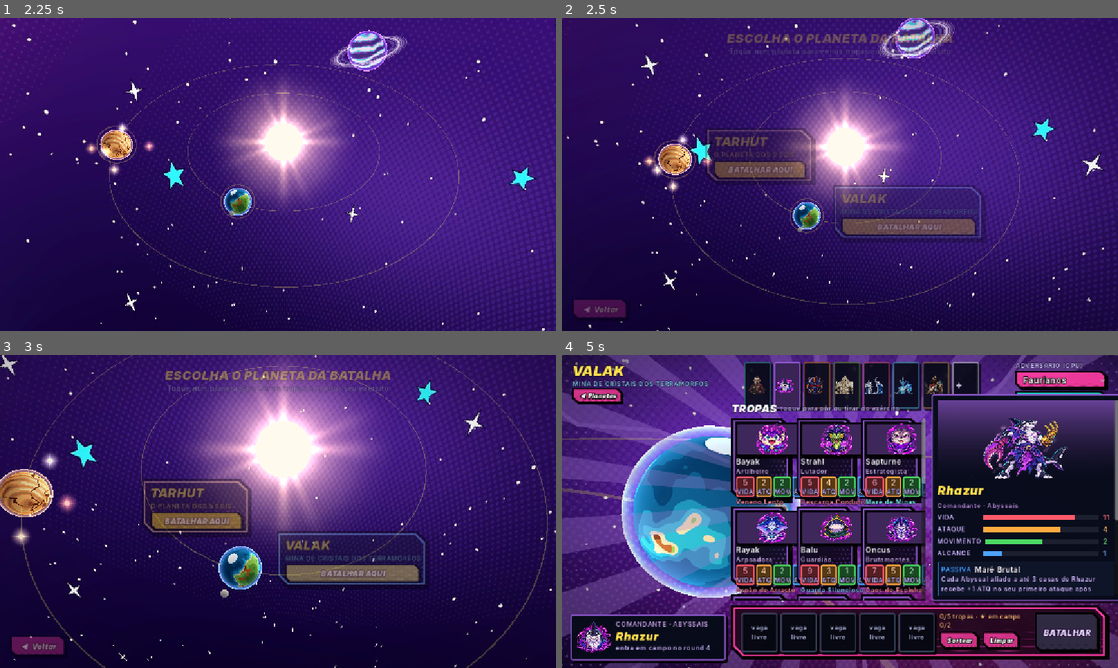
Above: before the commit, frames 1-4 (two rows, left to right).
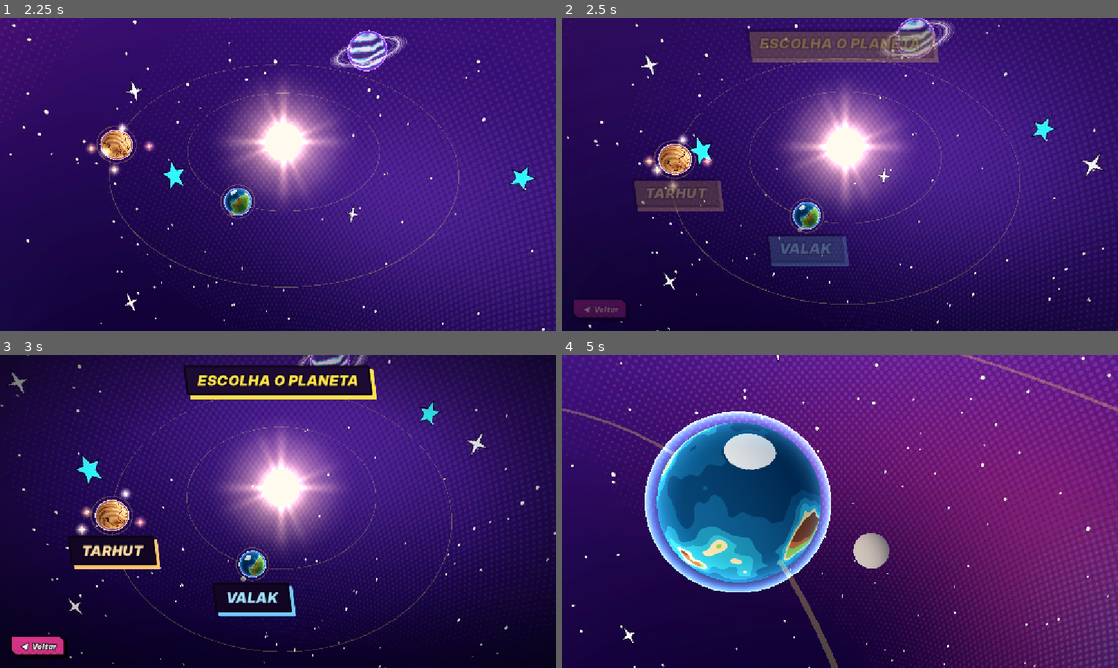
Above: after the commit, the same moments.

Repository: gabrielcamargols/Hex-Galaxies
Game: Godot game, scene res://scenes/main.tscn
The game is run twice, just before and just after one commit, with the same random seed, the same clock (stepped at 60 frames per second) and the same inputs.
Inputs (mouse positions are in pixels of both pictures, inside the frame that each line leads up to):
- Up to frame 1 (2.25 s): click "JOGAR" at 0.5 s; click "JOGAR" at 1.25 s; tap Enter at 2 s; move the mouse to (400, 158) at 2.02 s; tap Q at 2.1 s; click (400, 158) at 2.17 s
- Up to frame 2 (2.5 s): tap Space at 2.27 s
- Up to frame 3 (3 s): click (350, 570) at 2.75 s, where only the run before the commit has a clickable "BATALHAR AQUI"
- Up to frame 4 (5 s): click (817, 602) at 3.5 s, where only the run after the commit has a clickable "VALAK"; click (1006, 583) at 4.25 s, where only the run after the commit has a clickable "BATALHAR AQUI"

Frame 1 is identical in both runs. In frame 2, 11% of the frame differs, in the area x 13-77%, y 3-80%; in frame 3, 37%; in frame 4, 92%, in the area x 0-100%, y 0-100%.

Commit message:
Lote 4 da direção de arte: escolha do planeta em HQ (só o nome no planeta 3D, ficha com descrição e arenas ao tocar)
Co-Authored-By: Claude Opus 5.5 <noreply@anthropic.com>
Claude-Session: https://claude.ai/code/session_019CTdQ6djbXyMqKZUfEDumg

Diff:
--- a/scripts/galaxy.gd
+++ b/scripts/galaxy.gd
@@ -10,11 +10,13 @@
 	{"id": "valak", "map": "posto", "name": "Valak", "sub": "Mina de cristais dos Terramorfos",
 		"desc": "Caverna de cristais numa mina abandonada pelos Terramorfos. O labirinto muda a cada partida e algo vive no buraco do centro.",
 		"r": 21.0, "size": 2.3, "speed": 0.055, "a0": 0.9, "tex": "valak",
-		"atm": Color(0.45, 0.8, 1.0, 0.9), "dive": Color("#2aa6c8"), "pick": true, "moon": true},
+		"atm": Color(0.45, 0.8, 1.0, 0.9), "dive": Color("#2aa6c8"), "pick": true, "moon": true,
+		"arenas": [{"name": "Mina de Cristais", "map": "posto", "desc": "Labirinto de cristais, carrinhos nos trilhos e a Garra no fosso do centro."}]},
 	{"id": "tarhut", "map": "tarhut", "name": "Tarhut", "sub": "O planeta dos 5 sóis",
 		"desc": "Deserto de dunas que mudam a cada 3 rounds. Vermes gigantes abrem buracos.",
 		"r": 37.0, "size": 3.0, "speed": 0.034, "a0": 2.3, "tex": "tarhut",
-		"atm": Color(1.0, 0.78, 0.45, 0.9), "dive": Color("#e0b070"), "pick": true, "suns": 5},
+		"atm": Color(1.0, 0.78, 0.45, 0.9), "dive": Color("#e0b070"), "pick": true, "suns": 5,
+		"arenas": [{"name": "Mar de Dunas", "map": "tarhut", "desc": "Dunas que mudam a cada 3 rounds, vermes gigantes e escaravelhos verdes."}]},
 	{"id": "gigante", "r": 56.0, "size": 5.4, "speed": 0.017, "a0": 4.6, "tex": "gigante", "atm": Color(0.7, 0.5, 1.0, 0.7), "ring": true},
 ]
 
--- a/scripts/main.gd
+++ b/scripts/main.gd
@@ -154,7 +154,7 @@
 	add_child(galaxy)
 	galaxy.env = board.env
 	galaxy.planet_hover.connect(_on_planet_hover)
-	galaxy.planet_click.connect(_choose_planet)
+	galaxy.planet_click.connect(_planet_info)
 	var top_layer = CanvasLayer.new()
 	top_layer.layer = 20
 	add_child(top_layer)
@@ -897,39 +897,127 @@
 	galaxy.set_mode("select")
 	ui.modulate.a = 0.0
 	_vignette()
-	var top = VBoxContainer.new()
-	top.add_theme_constant_override("separation", 2)
-	ui.add_child(top)
-	_place(top, Control.PRESET_CENTER_TOP, 26)
-	top.mouse_filter = Control.MOUSE_FILTER_IGNORE
-	var l1 = _label(top, "ESCOLHA O PLANETA DA BATALHA", 26, C_GOLD)
-	l1.horizontal_alignment = HORIZONTAL_ALIGNMENT_CENTER
-	var l2 = _label(top, "Toque num planeta para ver as tropas e montar seu exército", 14, C_DIM)
-	l2.horizontal_alignment = HORIZONTAL_ALIGNMENT_CENTER
+	# título em faixa de HQ inclinada
+	var tb = PanelContainer.new()
+	tb.add_theme_stylebox_override("panel", _hq_box(Color("#1c0b33"), C_GOLD, 8))
+	tb.mouse_filter = Control.MOUSE_FILTER_IGNORE
+	ui.add_child(tb)
+	var tl = _label(tb, "ESCOLHA O PLANETA", 30 if compact else 38, C_GOLD)
+	if font_title != null:
+		tl.add_theme_font_override("font", font_title)
+	tl.add_theme_constant_override("outline_size", 10)
+	tl.horizontal_alignment = HORIZONTAL_ALIGNMENT_CENTER
+	_place(tb, Control.PRESET_CENTER_TOP, 22)
 	var back = _cbtn(ui, "◀  Voltar", C_HUD, _back_title)
 	_place(back, Control.PRESET_BOTTOM_LEFT, 22)
+	# em cada planeta, só o nome (o modelo 3D mostra o resto); a descrição aparece ao tocar
 	w["tags"] = {}
 	for id in galaxy.pickable():
 		var d = galaxy.data(id)
-		var tag = PanelContainer.new()
-		tag.add_theme_stylebox_override("panel", _tex_box("res://ui/panel.png", 30, d["atm"].lightened(0.1), 18, 12))
+		var tag = Button.new()
+		tag.text = d["name"].to_upper()
+		tag.add_theme_font_size_override("font_size", 30 if compact else 38)
+		if font_title != null:
+			tag.add_theme_font_override("font", font_title)
+		var ac: Color = d["atm"]
+		for st in ["normal", "hover", "pressed", "focus"]:
+			tag.add_theme_stylebox_override(st, _hq_box(Color("#120624") if st != "hover" else Color("#2a1048"), Color(ac.r, ac.g, ac.b, 1.0), 7))
+		tag.add_theme_color_override("font_color", Color(ac.r, ac.g, ac.b).lightened(0.35))
+		tag.add_theme_color_override("font_hover_color", Color.WHITE)
+		tag.add_theme_color_override("font_outline_color", Color("#0a0410"))
+		tag.add_theme_constant_override("outline_size", 10)
+		tag.pressed.connect(_planet_info.bind(id))
 		ui.add_child(tag)
-		var v = _vbox(tag, 3)
-		_label(v, d["name"].to_upper(), 26, C_GOLD)
-		_label(v, d["sub"].to_upper(), 12, d["atm"].lightened(0.2))
-		var dl = _label(v, d["desc"], 13, C_DIM)
-		dl.autowrap_mode = TextServer.AUTOWRAP_WORD_SMART
-		dl.custom_minimum_size = Vector2(250, 0)
-		dl.visible = not compact
-		var b = _cbtn(v, "BATALHAR AQUI", C_GOLD, _choose_planet.bind(id))
-		_primary(b)
-		b.custom_minimum_size = Vector2(0, 40)
-		tag.custom_minimum_size = Vector2(230 if compact else 286, 0)
 		tag.position = Vector2(-1000, -1000)
 		w["tags"][id] = tag
 	await get_tree().create_timer(0.55).timeout
 	if stage == "select":
 		_ui_fade(1.0, 0.6)
+
+
+# caixa de HQ: inclinada, contorno de tinta e sombra dura colorida (impressão deslocada)
+func _hq_box(bg: Color, shadow: Color, shift: int = 6) -> StyleBoxFlat:
+	var b = StyleBoxFlat.new()
+	b.bg_color = bg
+	b.border_color = Color("#0a0410")
+	b.set_border_width_all(4)
+	b.set_corner_radius_all(2)
+	b.shadow_color = shadow
+	b.shadow_size = 1
+	b.shadow_offset = Vector2(shift, shift)
+	b.skew = Vector2(-0.12, 0)
+	b.set_content_margin_all(12)
+	b.content_margin_left = 26
+	b.content_margin_right = 26
+	return b
+
+
+# tocou num planeta: ele vai para a esquerda e a ficha com a descrição e as arenas aparece à direita
+func _planet_info(id: String) -> void:
+	if stage != "select":
+		return
+	stage = "planet_info"
+	planet_id = id
+	sfx.play("confirmar", -8.0)
+	await _ui_fade(0.0, 0.25)
+	_clear_ui()
+	_vignette()
+	galaxy.set_mode("focus", id)
+	var d = galaxy.data(id)
+	var ac: Color = d["atm"]
+	ac.a = 1.0
+	var panel = PanelContainer.new()
+	var pb = _hq_box(Color("#140728").lerp(ac.darkened(0.8), 0.25), ac, 10)
+	pb.content_margin_left = 34
+	pb.content_margin_right = 34
+	pb.content_margin_top = 22
+	pb.content_margin_bottom = 22
+	panel.add_theme_stylebox_override("panel", pb)
+	ui.add_child(panel)
+	var v = _vbox(panel, 8)
+	var nm = _label(v, d["name"].to_upper(), 46 if compact else 60, ac.lightened(0.35))
+	if font_title != null:
+		nm.add_theme_font_override("font", font_title)
+	nm.add_theme_constant_override("outline_size", 12)
+	_label(v, d.get("sub", "").to_upper(), 14, C_GOLD)
+	var dl = _label(v, d.get("desc", ""), 15, C_TXT)
+	dl.autowrap_mode = TextServer.AUTOWRAP_WORD_SMART
+	dl.custom_minimum_size = Vector2(320 if compact else 400, 0)
+	var sp = Control.new()
+	sp.custom_minimum_size = Vector2(0, 6)
+	v.add_child(sp)
+	var ah = _label(v, "ARENAS", 18, ac.lightened(0.3))
+	if font_btn != null:
+		ah.add_theme_font_override("font", font_btn)
+	for ar in d.get("arenas", [{"name": d["name"], "map": d["map"], "desc": ""}]):
+		var row = PanelContainer.new()
+		row.add_theme_stylebox_override("panel", _flat(Color(0, 0, 0, 0.35), ac.darkened(0.2), 2, 3, 10))
+		v.add_child(row)
+		var rv = _vbox(row, 4)
+		var an = _label(rv, ar["name"].to_upper(), 20, Color.WHITE)
+		if font_btn != null:
+			an.add_theme_font_override("font", font_btn)
+		if ar.get("desc", "") != "":
+			var ad = _label(rv, ar["desc"], 13, C_DIM)
+			ad.autowrap_mode = TextServer.AUTOWRAP_WORD_SMART
+			ad.custom_minimum_size = Vector2(300 if compact else 380, 0)
+		var bb = _cbtn(rv, "BATALHAR AQUI", C_GOLD, _choose_planet.bind(id, ar["map"]))
+		_primary(bb)
+		bb.custom_minimum_size = Vector2(0, 46)
+	panel.set_anchors_and_offsets_preset(Control.PRESET_CENTER_RIGHT, Control.PRESET_MODE_MINSIZE, 40)
+	panel.grow_horizontal = Control.GROW_DIRECTION_BEGIN
+	panel.grow_vertical = Control.GROW_DIRECTION_BOTH
+	var back = _cbtn(ui, "◀  Planetas", C_HUD, _back_to_select)
+	_place(back, Control.PRESET_BOTTOM_LEFT, 22)
+	await _ui_fade(1.0, 0.4)
+
+
+func _back_to_select() -> void:
+	if stage != "planet_info":
+		return
+	sfx.play("clique", -8.0)
+	await _ui_fade(0.0, 0.25)
+	_show_select()
 
 
 func _back_title() -> void:
@@ -967,9 +1055,9 @@
 			continue
 		tg.visible = true
 		var r = galaxy.screen_radius(id)
-		var pos = sp + Vector2(r * 1.5 + 18.0, -tg.size.y * 0.5)
-		if pos.x + tg.size.x > vp.x - 12.0:
-			pos.x = sp.x - r * 1.5 - 18.0 - tg.size.x
+		# nome logo abaixo do planeta, centralizado
+		var pos = sp + Vector2(-tg.size.x * 0.5, r * 1.15 + 12.0)
+		pos.x = clamp(pos.x, 12.0, vp.x - tg.size.x - 12.0)
 		pos.y = clamp(pos.y, 90.0, vp.y - tg.size.y - 80.0)
 		# não deixa uma etiqueta cobrir a outra
 		for other in placed:
@@ -980,12 +1068,12 @@
 		tg.position = tg.position.lerp(pos, 0.35) if tg.position.x > -900.0 else pos
 
 
-func _choose_planet(id: String) -> void:
-	if stage != "select":
+func _choose_planet(id: String, map_id: String = "") -> void:
+	if stage != "select" and stage != "planet_info":
 		return
 	stage = "to_army"
 	planet_id = id
-	setup_cfg["map"] = galaxy.data(id)["map"]
+	setup_cfg["map"] = map_id if map_id != "" else galaxy.data(id)["map"]
 	sfx.play("confirmar", -6.0)
 	sfx.play("vfx_portal", -12.0)
 	_ui_fade(0.0, 0.35)
